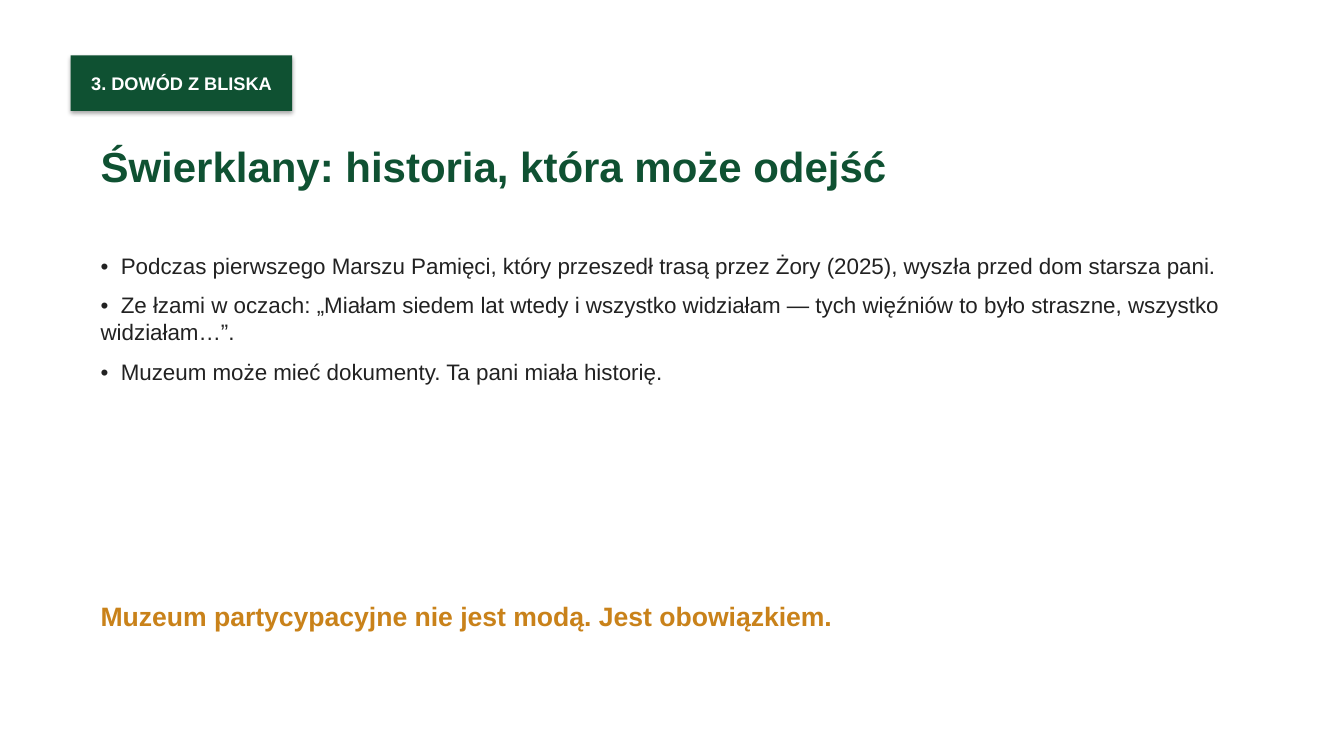
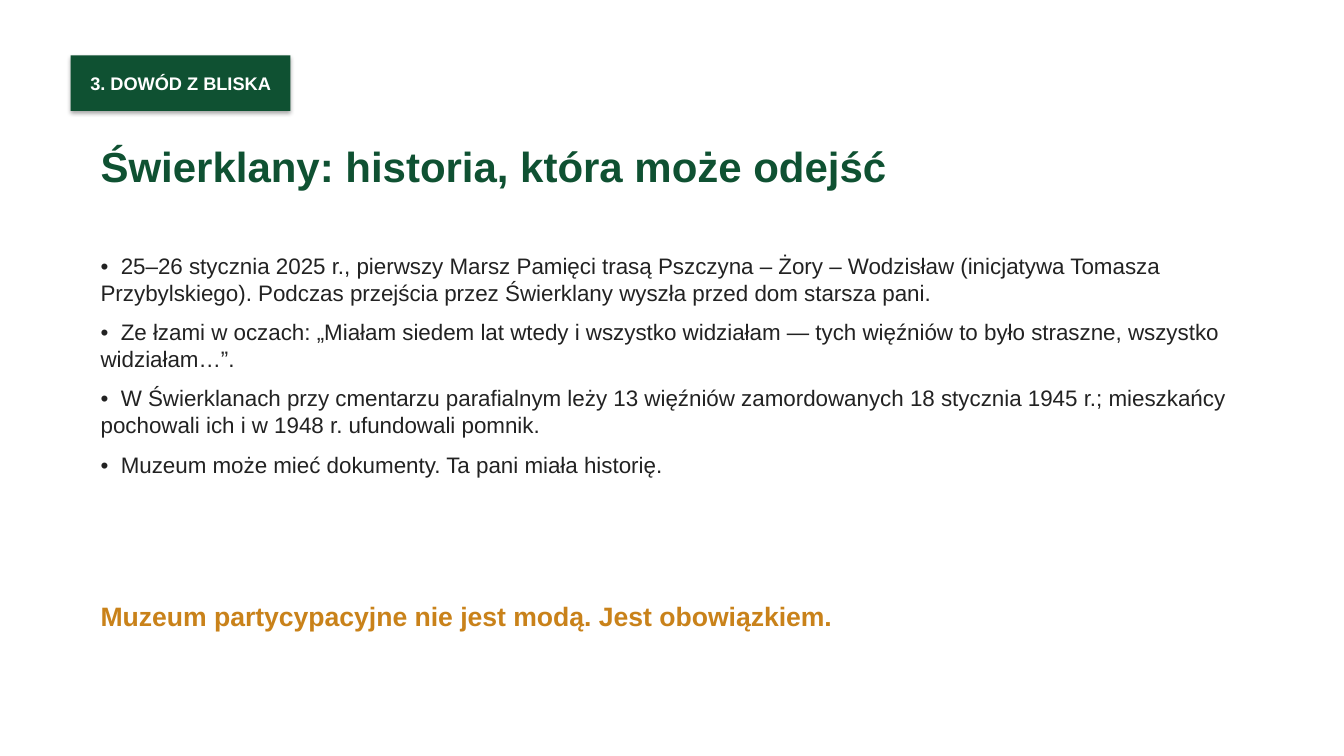
Before and after one commit to mszana-info/mszana, a slide deck: slide 7 of seminarium/prezentacja-muzeum-bez-scian.pptx. Drawn at 1344x756 pixels with LibreOffice and Linux fonts; fonts in the diff are those of the drawing. Boxes give left, top, right and bottom in pixels: in the first picture for what was removed or moved away, otherwise in the second. Text is boxed around its words. In the diff, an @@ line names an element or a change of style, - is before the commit and + after.

Commit message:
Seminarium: uzupelnione przemowienie + nowy watek mszanski
- przemowienie-muzeum-bez-scian.md/.pdf: wersja gotowa do wygloszenia (13 sekcji,
  didaskalia, plan ciecia do 10 min, zrodla) - ~1950 slow / 16 min
- nowy rozdzial: Grob Ofiar Marszu Smierci w Mszanie (33 ofiary, pomnik 1965,
  tablice z 2011 r., tablica wdziecznosci w kosciele sw. Jerzego) + slajd w prezentacji
- uzupelnione fakty: ul. Ofiar Oswiecimskich (pomnik i krzyz), dworzec Rybnicka 2A,
  pierwszy Marsz Pamieci przez Zory 25-26.01.2025, Swierklany (13 ofiar, pomnik 1948),
  start Marszu Pamieci 2012 (Jan Stolarz)
- artykul i podstrona zaktualizowane; generator PDF przemowienia; README

```diff
--- a/seminarium/prezentacja-muzeum-bez-scian.pptx
+++ b/seminarium/prezentacja-muzeum-bez-scian.pptx
@@ text at [101, 256, 1159, 306]: text changed @@
-• Podczas pierwszego Marszu Pamięci, który przeszedł trasą przez Żory (2025), wyszła przed dom starsza pani.
+• 25–26 stycznia 2025 r., pierwszy Marsz Pamięci trasą Pszczyna – Żory – Wodzisław (inicjatywa Tomasza Przybylskiego). Podczas przejścia przez Świerklany wyszła przed dom starsza pani.
@@ text at [101, 389, 1226, 438]: paragraph added @@
+• W Świerklanach przy cmentarzu parafialnym leży 13 więźniów zamordowanych 18 stycznia 1945 r.; mieszkańcy pochowali ich i w 1948 r. ufundowali pomnik.
```
Also in this commit, not shown: 19 other slides changed, 1 slide added, 10 other files.
